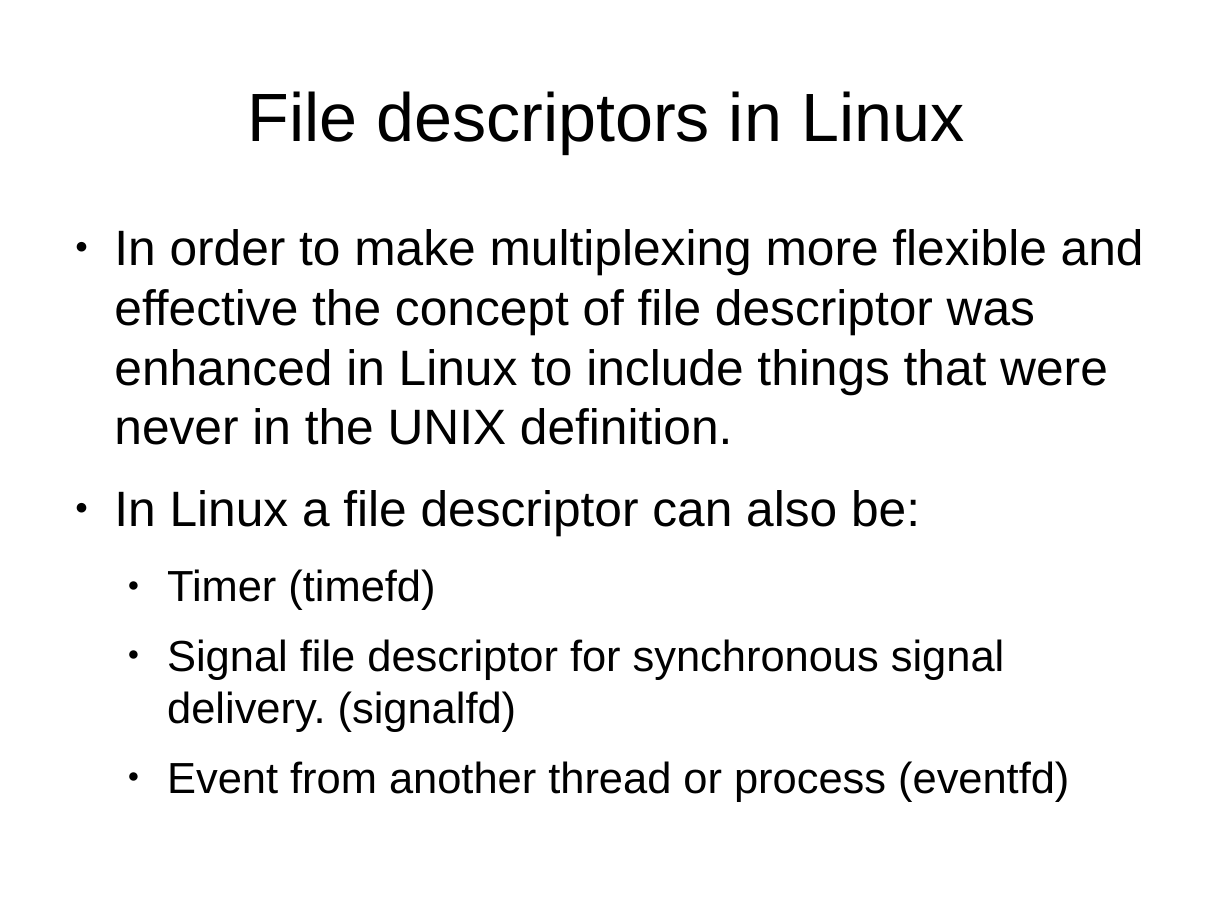
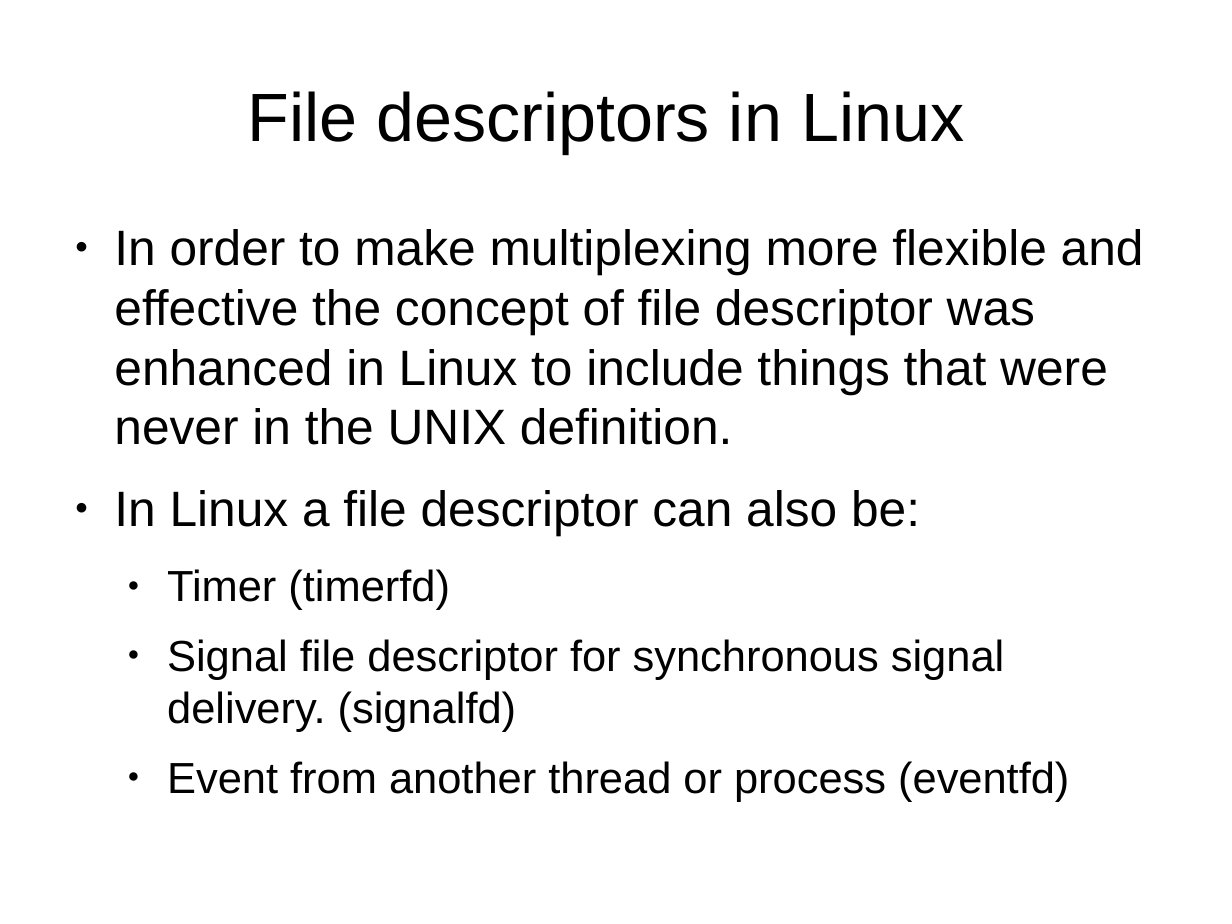
Before and after one commit to veltzer/demos-linux, a slide deck: slide 9 of doc/linux_multiplexing.odp. Drawn at 1232x924 pixels with LibreOffice and Linux fonts; fonts in the diff are those of the drawing. Boxes give left, top, right and bottom in pixels: in the first picture for what was removed or moved away, otherwise in the second. Text is boxed around its words. In the diff, an @@ line names an element or a change of style, - is before the commit and + after.

```diff
--- a/doc/linux_multiplexing.odp
+++ b/doc/linux_multiplexing.odp
@@ text at bbox=[167, 569, 450, 610]: text changed @@
-  ● Timer (timefd)
+  ● Timer (timerfd)
```
Also in this commit, not shown: 2 other slides changed, 4 other files.
